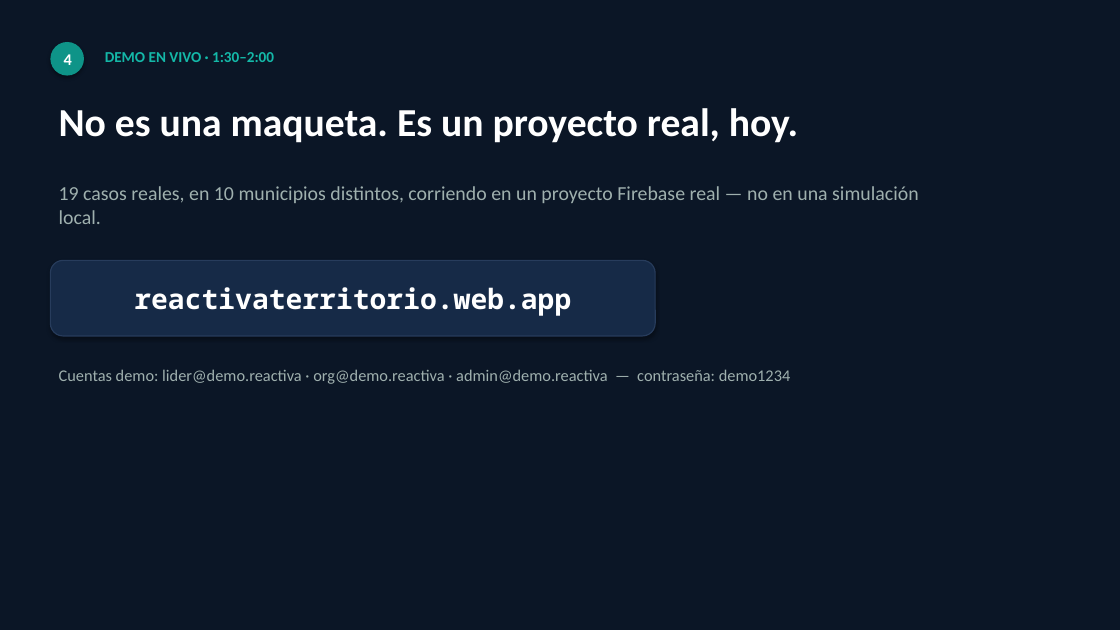
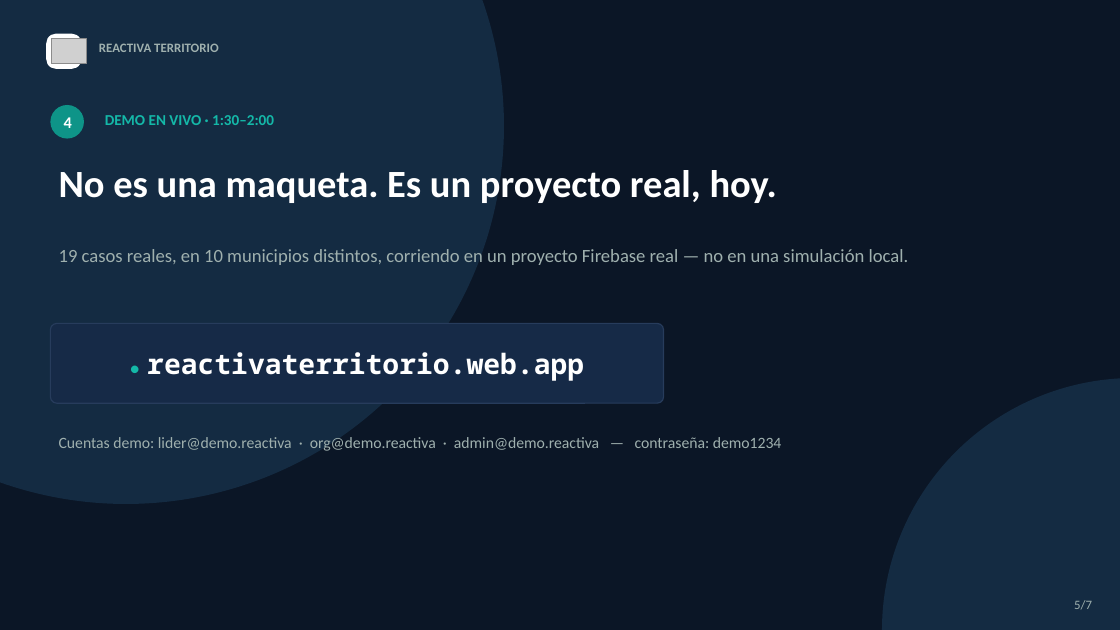
Before and after one commit to lnieto044/ReActiva_Territorio, a slide deck: slide 5 of docs/slides.pptx. Drawn at 1120x630 pixels with LibreOffice and Linux fonts; fonts in the diff are those of the drawing; grey boxes stand for pictures. Boxes give left, top, right and bottom in pixels: in the first picture for what was removed or moved away, otherwise in the second. Text is boxed around its words. In the diff, an @@ line names an element or a change of style, - is before the commit and + after.

Commit message:
Mejora las diapositivas: logo real de la marca y mas pulido visual

```diff
--- a/docs/slides.pptx
+++ b/docs/slides.pptx
@@ ellipse added at [0, 0, 504, 504], fill #142B42 @@
@@ rounded rectangle added at [46, 34, 82, 69], fill #FFFFFF @@
@@ picture added at [51, 39, 87, 64] @@
@@ text added at [99, 43, 219, 52], 11 pt, text #9FB0AE, bold @@
+REACTIVA TERRITORIO
@@ ellipse "4" at [50, 105, 84, 139]: shadow off @@
@@ text "No es una maqueta. Es ..." at [59, 170, 777, 203]: size 34 to 33 pt @@
@@ 3 texts, 1 ellipse: place and size @@
-3 texts, 1 ellipse at [50, 42, 918, 224]
+3 texts, 1 ellipse at [50, 105, 909, 265]
@@ text "19 casos reales, en 10 ..." at [59, 249, 909, 265]: size 17 to 16 pt @@
@@ rounded rectangle "● reactivaterritorio.web.app": place and size @@
-rounded rectangle "● reactivaterritorio.web.app" at [50, 260, 655, 336]
+rounded rectangle "● reactivaterritorio.web.app" at [50, 323, 664, 403]
@@ rounded rectangle "● reactivaterritorio.web.app" at [50, 323, 664, 403]: shadow off; proportions changed @@
@@ text in rounded rectangle at [147, 352, 584, 381]: text changed @@
-reactivaterritorio.web.app
+● reactivaterritorio.web.app
@@ ellipse added at [882, 378, 1120, 630], fill #142B42 @@
@@ text "Cuentas demo: lider@demo.reactiva · org@demo.reactiva ...": place and size @@
-text "Cuentas demo: lider@demo.reactiva · org@demo.reactiva ..." at [59, 369, 791, 384]
+text "Cuentas demo: lider@demo.reactiva · org@demo.reactiva ..." at [59, 437, 782, 451]
@@ text "Cuentas demo: lider@demo.reactiva · org@demo.reactiva ..." at [59, 437, 782, 451]: size 14 to 13.5 pt @@
@@ text added at [1074, 600, 1092, 609], 11 pt, text #9FB0AE @@
+5/7
```
Also in this commit, not shown: 6 other slides changed.
